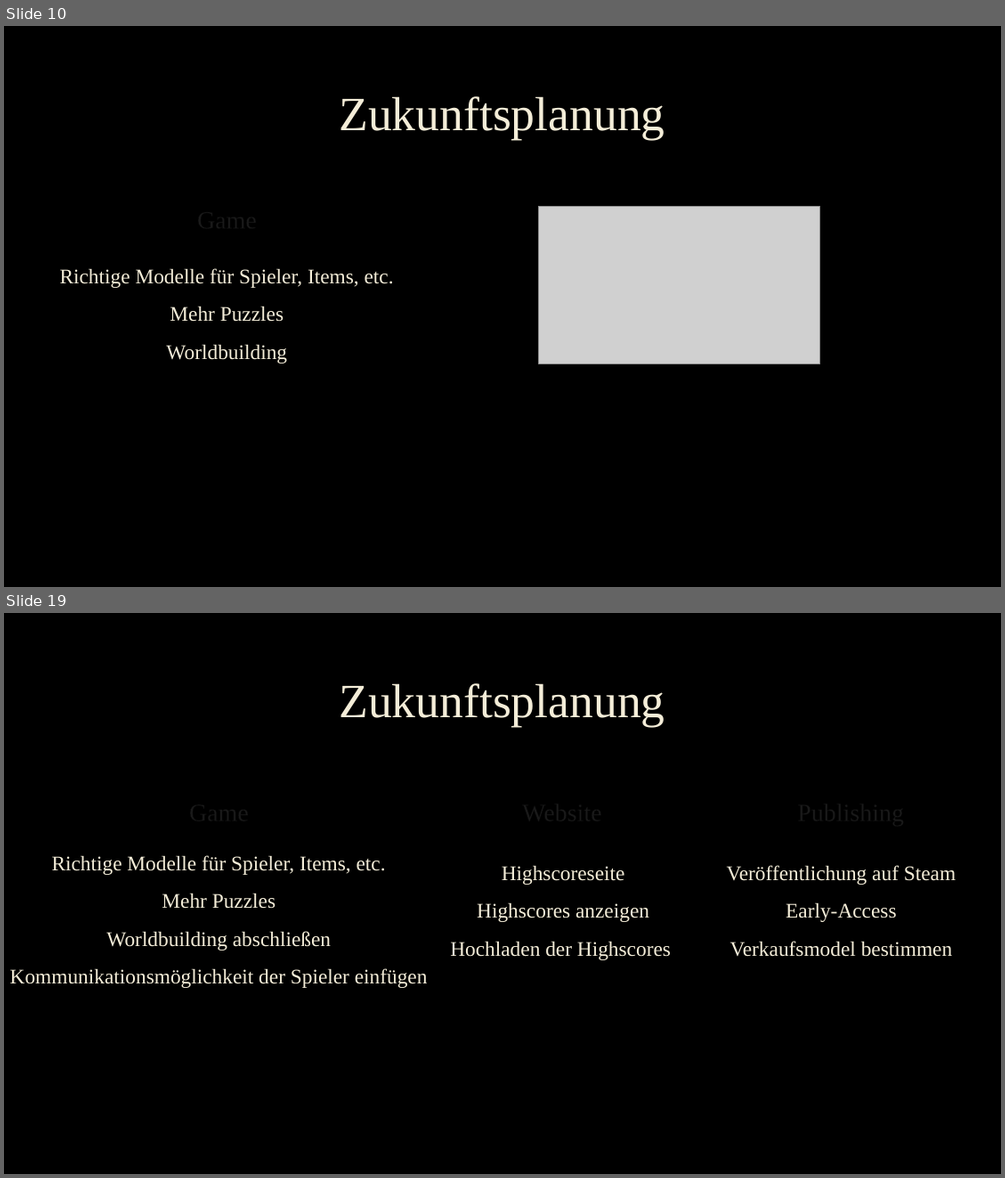
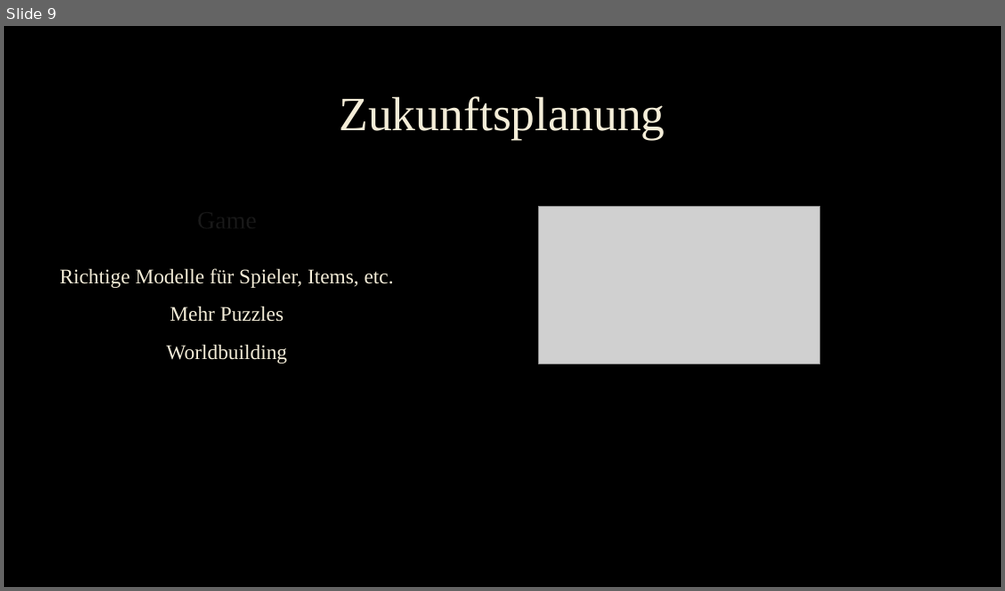
Before and after one commit to ChristophLasinger/Youre-not-alone, a slide deck: documents/You‘re not alone.pptx. Shown one above the other, each under a label of ours: slides 10 and 19 before the commit, slide 9 after it; the slides between them are not shown. The pictures are 1005x1178 and 1005x591 pixels, drawn with LibreOffice and Linux fonts; fonts in the diff are those of the drawing; grey boxes stand for pictures; background and template pictures are left out. Boxes give left, top, right and bottom in pixels: in the first picture for what was removed or moved away, otherwise in the second. Text is boxed around its words. In the diff, an @@ line names an element or a change of style, - is before the commit and + after.

```diff
--- a/documents/You‘re not alone.pptx
+++ b/documents/You‘re not alone.pptx
@@ slide 19 removed at [4, 613, 1001, 1174], background picture (left out) @@
@@ title removed at [339, 683, 664, 727] @@
-Zukunftsplanung
@@ text removed at [84, 767, 354, 830] @@
-Game
@@ text removed at [428, 767, 697, 830] @@
-Website
@@ text removed at [716, 767, 986, 830] @@
-Publishing
@@ text removed at [10, 855, 428, 988] @@
-Richtige Modelle für Spieler, Items, etc.
-Mehr Puzzles
-Worldbuilding abschließen
-Kommunikationsmöglichkeit der Spieler einfügen
@@ text removed at [450, 865, 671, 960] @@
-Highscoreseite
-Highscores anzeigen
-Hochladen der Highscores
@@ text removed at [727, 865, 955, 957] @@
-Veröffentlichung auf Steam
-Early-Access
-Verkaufsmodel bestimmen
@@ what was slide 10 is now slide 9 @@
```
Also in this commit, not shown: 8 slides changed, 1 other slide removed.
